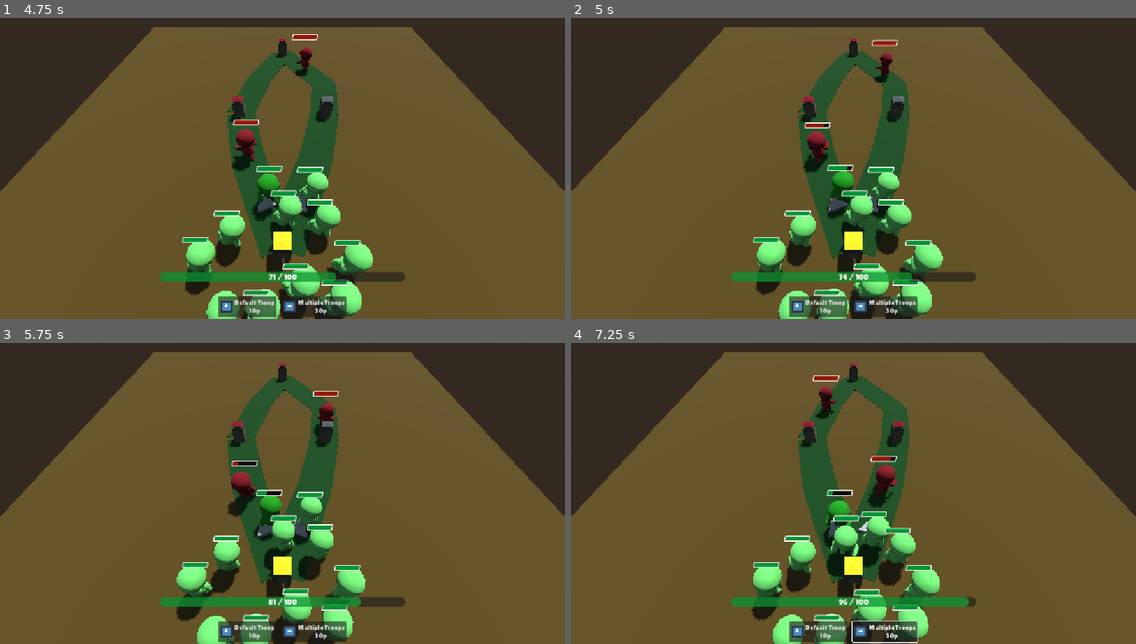
Above: before the commit, frames 1-4 (two rows, left to right).
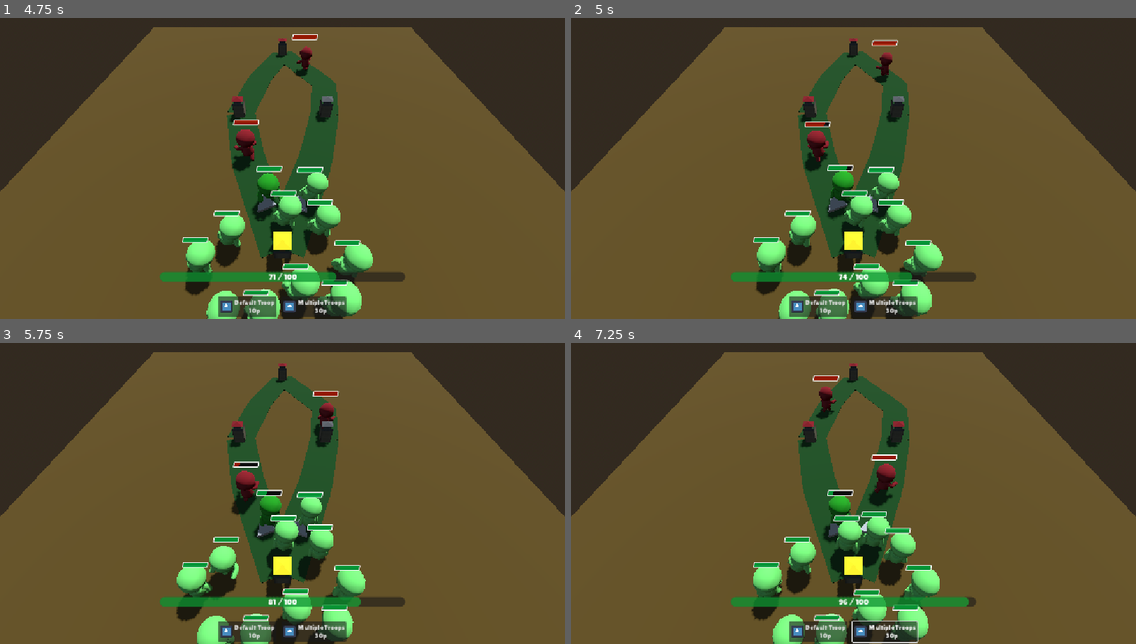
Above: after the commit, the same moments.

Repository: redd096/CrossCommunityGameJam2026
Game: Godot game, scene res://Scenes/game_scene.tscn
The game is run twice, just before and just after one commit, with the same random seed, the same clock (stepped at 60 frames per second) and the same inputs. This scene is started directly instead of the project's main scene. The engine's default icon, where the game draws it, is replaced by a stand-in: a white triangle on a blue panel in a dark square.
Inputs (mouse positions are in pixels of both pictures, inside the frame that each line leads up to):
- Up to frame 1 (4.75 s): click "Default Troop 10p" at 0.5 s; click "Multiple Troops 30p" at 1.25 s; move the mouse to (406, 144) at 2.02 s; hold Right (ui_right) 2.03-2.78 s; click (406, 144) at 2.17 s; move the mouse to (169, 177) at 2.77 s; hold Down (ui_down) 2.78-3.53 s; tap Enter (ui_accept) at 3.02, 4.52 s; move the mouse to (339, 90) at 3.52 s; hold Right (ui_right) 3.53-4.28 s; move the mouse to (254, 222) at 4.27 s; hold Up (ui_up) from 4.28 s (still down); click (254, 222) at 4.42 s
- Up to frame 2 (5 s): keep holding Up (ui_up)
- Up to frame 3 (5.75 s): move the mouse to (452, 532) at 5.02 s; release Up (ui_up) at 5.03 s; hold Left (ui_left) from 5.03 s (still down); tap Enter (ui_accept) at 5.27 s
- Up to frame 4 (7.25 s): move the mouse to (684, 436) at 5.77 s; tap Enter (ui_accept) at 6.02 s; move the mouse to (881, 484) at 6.52 s; release Left (ui_left) at 6.53 s; hold Down (ui_down) from 6.53 s (still down); click (881, 484) at 6.67 s

Frame 1 is identical in both runs. In frame 2, 0.2% of the frame differs, in the area x 41-46%, y 34-52%; in frame 3, 1.2%, in the area x 36-53%, y 39-85%; in frame 4, 1.0%.

Commit message:
set stats in scriptable object

Diff:
--- a/Scenes/Units/player/multiple_player_unit.tscn
+++ b/Scenes/Units/player/multiple_player_unit.tscn
@@ -7,6 +7,3 @@
 
 [node name="Simple_Character" parent="Stickman/Skeleton3D" parent_id_path=PackedInt32Array(839607215) index="0" unique_id=1462487203]
 material_override = ExtResource("2_myrow")
-
-[node name="UnitMovementComponent" parent="Components" parent_id_path=PackedInt32Array(296473590) index="1" unique_id=1645899070]
-speed = 2.5
--- a/Scenes/Units/unit_base.tscn
+++ b/Scenes/Units/unit_base.tscn
@@ -172,8 +172,6 @@
 
 [node name="UnitBase" type="CharacterBody3D" unique_id=898132878]
 script = ExtResource("1_mt83k")
-start_hp = 100.0
-attack_damage = 20.0
 metadata/_custom_type_script = "uid://cwdcjjgottvpb"
 
 [node name="Stickman" type="Node3D" parent="." unique_id=1435321724]
@@ -454,9 +452,10 @@
 avoidance_agent = NodePath("../../NavigationAgent3D")
 metadata/_custom_type_script = "uid://cu83wsf0ab2if"
 
-[node name="UnitLookForTargetsComponent" type="Node" parent="Components" unique_id=2117138907 node_paths=PackedStringArray("targets_area")]
+[node name="UnitLookForTargetsComponent" type="Node" parent="Components" unique_id=2117138907 node_paths=PackedStringArray("targets_area", "targets_shape")]
 script = ExtResource("11_07own")
 targets_area = NodePath("../../LookForTargetsArea")
+targets_shape = NodePath("../../LookForTargetsArea/CollisionShape3D")
 metadata/_custom_type_script = "uid://dhp16hhrbb214"
 
 [node name="UnitHealthComponent" type="Node" parent="Components" unique_id=1038389198]
--- a/ScriptableObjects/PlayerUnits/multiple_player_units.tres
+++ b/ScriptableObjects/PlayerUnits/multiple_player_units.tres
@@ -7,8 +7,9 @@
 [resource]
 script = ExtResource("2_2f0nw")
 troop_prefab = ExtResource("3_6k6h2")
+cost = 30
+formation_size = 5
+move_speed = 2.5
 troop_name = &"Multiple Troops"
-cost = 30
 icon = ExtResource("1_6k6h2")
-formation_size = 5
 metadata/_custom_type_script = "uid://dq42um1m8nncq"
--- a/Scripts/managers/enemy_manager.gd
+++ b/Scripts/managers/enemy_manager.gd
@@ -27,4 +27,4 @@
 	for slot: Vector2 in offsets:
 		var spawned_troop: MovableOrphanUnit = spawnable_troop.troop_prefab.instantiate() as MovableOrphanUnit
 		add_child(spawned_troop)
-		spawned_troop.setup_movable_unit(spawner, slot)
+		spawned_troop.setup_movable_unit(spawnable_troop, spawner, slot)
--- a/Scripts/managers/player_manager.gd
+++ b/Scripts/managers/player_manager.gd
@@ -95,7 +95,7 @@
 	# spawn troop prefab and initialize it
 	var spawned_troop: MovableOrphanUnit = troop.troop_prefab.instantiate() as MovableOrphanUnit
 	add_child(spawned_troop)
-	spawned_troop.setup_movable_unit(current_spawner, formation_slot)
+	spawned_troop.setup_movable_unit(troop, current_spawner, formation_slot)
 	# and emit signal
 	on_spawn_troop.emit(spawned_troop)
 
--- a/Scripts/troop_resource.gd
+++ b/Scripts/troop_resource.gd
@@ -1,14 +1,23 @@
 class_name TroopResource extends Resource
-## ScriptableObject for the troop, used by PlayerUI to show buttons and spawn troops on click
+
+## ScriptableObject for the troop, used by PlayerUI to show buttons and spawn troops on click [br]
+## Stats are applied to unit on spawn
 
 @export var troop_prefab: PackedScene ## MovableOrphanUnit
 
+@export_group("Stats")
+@export var cost: int = 10 ## mana to spawn the whole formation
+@export var formation_size: int = 1 ## how many units are spawned together with one click
+@export var health: float = 100.0 ## health of every single unit
+@export_range(0.0, 20.0, 0.1, "or_greater", "suffix:m/s") var move_speed: float = 5.0
+@export_range(0.5, 20.0, 0.1, "or_greater", "suffix:m") var attack_range: float = 2.0 ## radius of the attack area (its center is 1m in front of the unit)
+@export var attack_damage: float = 20.0 ## damage of every attack
+@export_range(0.15, 10.0, 0.05, "or_greater", "suffix:s") var attack_delay: float = 0.2 ## seconds between attacks (minimum 0.15, because units look for targets every 0.1 seconds)
+
 @export_group("Player UI")
 @export var troop_name: StringName
-@export var cost: int = 10
 @export var icon: Texture2D
 
 @export_group("Formation")
-@export var formation_size: int = 1 ## how many units are spawned together with one click
 @export var formation_max_columns: int = 3 ## max units side by side in a row
 @export var formation_spacing: float = 1.2 ## distance between units, both side by side and between rows
--- a/Scripts/unit_health_bar.gd
+++ b/Scripts/unit_health_bar.gd
@@ -7,6 +7,10 @@
 @onready var camera := get_viewport().get_camera_3d()
 
 const MARGIN = 8
+
+func set_max_health(value: float) -> void:
+	progress_bar.max_value = value
+
 
 func set_health(value: float) -> void:
 	progress_bar.value = value
--- a/Scripts/units/components/unit_health_component.gd
+++ b/Scripts/units/components/unit_health_component.gd
@@ -9,6 +9,7 @@
 
 func init(unit: OrphanUnit):
 	_unit = unit
+	health_bar.set_max_health(unit.start_hp)
 
 func _process(_delta: float) -> void:
 	if (_unit.current_hp != _prev_hp):
--- a/Scripts/units/components/unit_look_for_targets_component.gd
+++ b/Scripts/units/components/unit_look_for_targets_component.gd
@@ -4,6 +4,20 @@
 ## Component that look for possible targets
 
 @export var targets_area: Area3D
+@export var targets_shape: CollisionShape3D ## shape of targets_area
+
+
+## Set radius of the area
+func set_radius(radius: float) -> void:
+	# create a new shape, because the one in the scene is shared between every unit
+	var shape := SphereShape3D.new()
+	shape.radius = radius
+	targets_shape.shape = shape
+
+
+## Is this unit still in area?
+func is_in_area(target: OrphanUnit) -> bool:
+	return targets_area.overlaps_body(target)
 
 
 ## Check in area if there are units of this faction
--- a/Scripts/units/components/unit_movement_component.gd
+++ b/Scripts/units/components/unit_movement_component.gd
@@ -25,6 +25,12 @@
 	avoidance_agent.velocity_computed.connect(_on_velocity_computed)
 	# set default values
 	avoidance_agent.avoidance_priority = STOPPED_PRIORITY
+
+
+## Set movement speed
+func set_speed(value: float) -> void:
+	speed = value
+	avoidance_agent.max_speed = maxf(avoidance_agent.max_speed, speed)
 
 
 ## Move unit along path. Call it every physics frame [br]
--- a/Scripts/units/components/unit_state_machine_component.gd
+++ b/Scripts/units/components/unit_state_machine_component.gd
@@ -10,7 +10,7 @@
 var formation_slot: Vector2
 
 @abstract
-func setup(map_node: MapNode, slot: Vector2) -> void
+func setup(troop: TroopResource, map_node: MapNode, slot: Vector2) -> void
 
 
 func set_new_node_and_path(map_node: MapNode, path: MapPath) -> void:
--- a/Scripts/units/enemy/enemy_state_machine_component.gd
+++ b/Scripts/units/enemy/enemy_state_machine_component.gd
@@ -15,9 +15,16 @@
 @export var retry_state: EnemyRetryState
 
 
-func setup(map_node: MapNode, slot: Vector2) -> void:
+func setup(troop: TroopResource, map_node: MapNode, slot: Vector2) -> void:
+	# set components stats
+	movement_component.set_speed(troop.move_speed)
+	look_for_targets_component.set_radius(troop.attack_range)
 	health_component.init(unit)
+	attack_state.attack_delay = troop.attack_delay
+
+	# set map_node and slot
 	set_new_node_and_path(map_node, null)
 	formation_slot = slot
+
 	# by default, start in idle state
 	set_state(idle_state)
--- a/Scripts/units/enemy/states/enemy_attack_state.gd
+++ b/Scripts/units/enemy/states/enemy_attack_state.gd
@@ -4,8 +4,7 @@
 ## Attack State: stay still for a few seconds (attack animation), then destroy the closest target found in area. [br]
 ## Then continue along the path, or go back to idle if there isn't a path
 
-@export var cooldown: float = 1.0 ## seconds to stay still before attacking the target
-@export var first_attack_delay: float = 0.2 # seconds before starting first attack
+@export var attack_delay: float = 0.2 ## seconds to stay still before attacking the target
 
 var sm: EnemyStateMachineComponent
 var _target: OrphanUnit
@@ -17,20 +16,20 @@
 	# keep this position, nobody can move this unit during the attack
 	sm.movement_component.stop(sm.unit)
 	# reset values
-	_attack_timer = cooldown - first_attack_delay # start with predetermined delay
+	_attack_timer = 0.0
 	# find closest target
 	_target = sm.look_for_targets_component.find_target(OrphanUnit.ECharacterFaction.PLAYER)
 
 
 func _physics_process_state(delta: float) -> void:
-	# no target, or already destroyed by another unit: go back
-	if _target == null:
+	# no target, already destroyed by another unit, or out of range: go back
+	if _target == null or not sm.look_for_targets_component.is_in_area(_target):
 		_back_to_previous_state()
 		return
 
-	# else, when timer is completed, destroy the target and go back
+	# when timer is completed, attack the target and go back
 	_attack_timer += delta
-	if _attack_timer > cooldown:
+	if _attack_timer > attack_delay:
 		_target.receive_attack(sm.unit.faction, sm.unit.attack_damage)
 		_back_to_previous_state()
 
--- a/Scripts/units/movable_orphan_unit.gd
+++ b/Scripts/units/movable_orphan_unit.gd
@@ -6,9 +6,14 @@
 @export var spawn_height: float = 1.0 ## fix spawn height, to avoid see unit half in the ground
 
 
-## Place the unit on its formation slot, then start the state machine [br]
+## Set stats, place the unit on its formation slot, then start the state machine [br]
+## troop: the resource with the stats of this unit [br]
 ## formation_slot: x = side offset (column), y = distance (row). See MovementUtilities.get_formation_offsets
-func setup_movable_unit(map_node: MapNode, formation_slot: Vector2) -> void:
+func setup_movable_unit(troop: TroopResource, map_node: MapNode, formation_slot: Vector2) -> void:
+	# set stats (before normal setup, because it uses start_hp)
+	start_hp = troop.health
+	attack_damage = troop.attack_damage
+
 	# call normal setup
 	setup(map_node)
 
@@ -16,12 +21,16 @@
 	global_position += Vector3(formation_slot.x, spawn_height, formation_slot.y)
 
 	# and start statemachine
-	state_machine.setup(map_node, formation_slot)
+	state_machine.setup(troop, map_node, formation_slot)
 
 
 
 ## Called when an enemy attacks this unit
 func receive_attack(_attacker_faction: ECharacterFaction, damage : float) -> void:
+	# already killed by another attack
+	if current_hp <= 0.0:
+		return
+
 	current_hp = clamp(current_hp, 0.0, current_hp - damage)
 	if (current_hp == 0.0):
 		# stop the states
--- a/Scripts/units/orphan_unit.gd
+++ b/Scripts/units/orphan_unit.gd
@@ -13,7 +13,7 @@
 @export var faction: ECharacterFaction
 @export var state_machine: UnitStateMachineComponent
 @export var start_hp : float
-@export var attack_damage : float
+@export var attack_damage: float
 
 var current_map_node: MapNode
 var current_hp : float
@@ -28,6 +28,10 @@
 
 ## Called when an enemy attacks this unit. Extended from MovableOrphanUnit [br]
 func receive_attack(attacker_faction: ECharacterFaction, damage : float) -> void:
+	# already destroyed
+	if current_hp <= 0.0:
+		return
+
 	current_hp = clamp(current_hp, 0.0, current_hp - damage)
 	if (current_hp == 0.0):
 		if current_map_node:
--- a/Scripts/units/player/player_state_machine_component.gd
+++ b/Scripts/units/player/player_state_machine_component.gd
@@ -14,9 +14,16 @@
 @export var retry_state: PlayerRetryState
 
 
-func setup(map_node: MapNode, slot: Vector2) -> void:
+func setup(troop: TroopResource, map_node: MapNode, slot: Vector2) -> void:
+	# set components stats
+	movement_component.set_speed(troop.move_speed)
+	look_for_targets_component.set_radius(troop.attack_range)
 	health_component.init(unit)
+	attack_state.attack_delay = troop.attack_delay
+
+	# set map_node and slot
 	set_new_node_and_path(map_node, null)
 	formation_slot = slot
+
 	# by default, start in idle state
 	set_state(idle_state)
--- a/Scripts/units/player/states/player_attack_state.gd
+++ b/Scripts/units/player/states/player_attack_state.gd
@@ -4,8 +4,7 @@
 ## Attack State: stay still for a few seconds (attack animation), then destroy the closest target found in area. [br]
 ## Then continue along the path, or go back to idle if there isn't a path
 
-@export var cooldown: float = 1.0 ## seconds to stay still before attacking the target
-@export var first_attack_delay: float = 0.2 # seconds before starting first attack
+@export var attack_delay: float = 0.2 ## seconds to stay still before attacking the target
 
 var sm: PlayerStateMachineComponent
 var _target: OrphanUnit
@@ -17,20 +16,20 @@
 	# keep this position, nobody can move this unit during the attack
 	sm.movement_component.stop(sm.unit)
 	# reset values
-	_attack_timer = cooldown - first_attack_delay # start with predetermined delay
+	_attack_timer = 0.0
 	# find closest target
 	_target = sm.look_for_targets_component.find_target(OrphanUnit.ECharacterFaction.ENEMY)
 
 
 func _physics_process_state(delta: float) -> void:
-	# no target, or already destroyed by another unit: go back
-	if _target == null:
+	# no target, already destroyed by another unit, or out of range: go back
+	if _target == null or not sm.look_for_targets_component.is_in_area(_target):
 		_back_to_previous_state()
 		return
 
-	# when timer is completed, destroy the target and go back
+	# when timer is completed, attack the target and go back
 	_attack_timer += delta
-	if _attack_timer > cooldown:
+	if _attack_timer > attack_delay:
 		_target.receive_attack(sm.unit.faction, sm.unit.attack_damage)
 		_back_to_previous_state()
 
